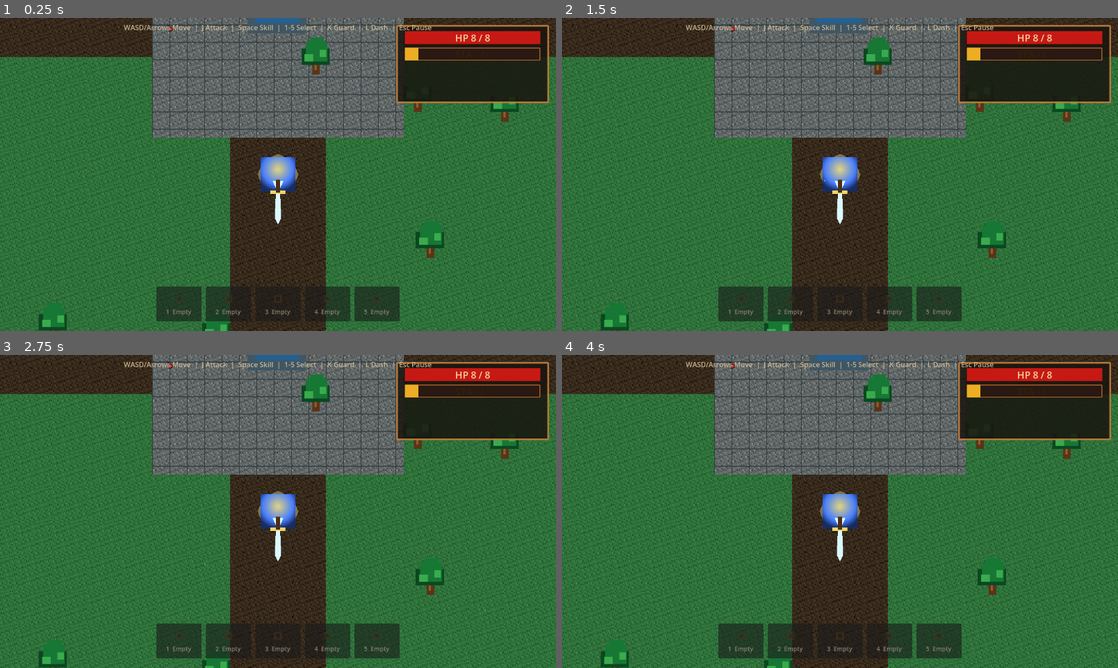
Above: before the commit, frames 1-4 (two rows, left to right).
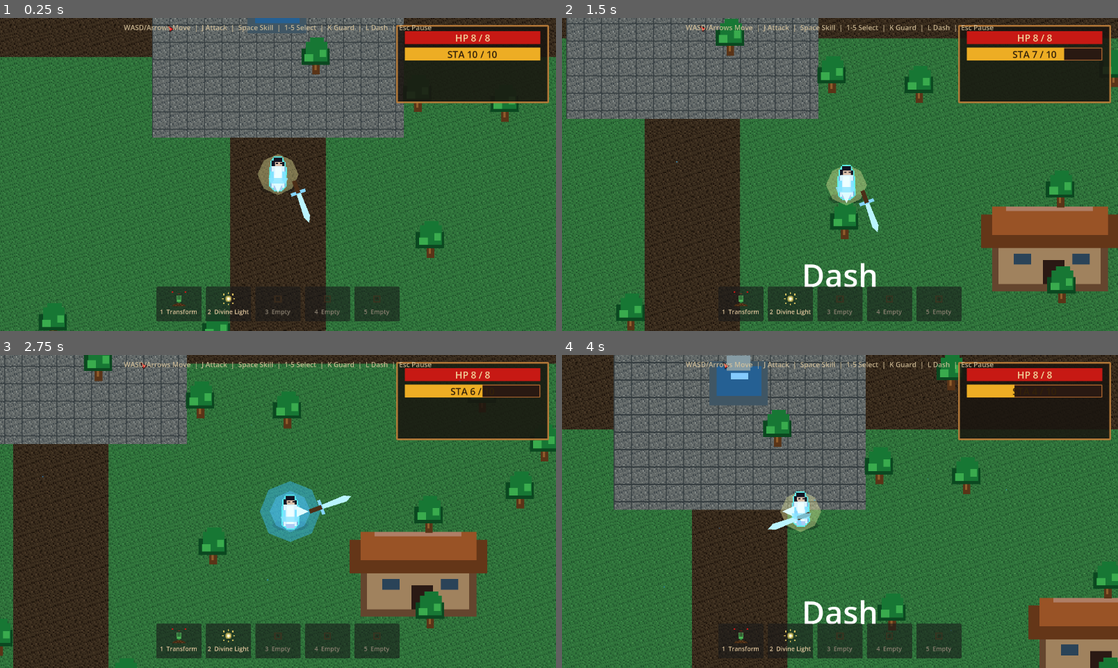
Above: after the commit, the same moments.

Repository: AmethystineAlpaca/moonlit-jianghu
Game: Godot game, scene res://scenes/main/Main.tscn
Two runs of this game, one before a commit and one after it. Both use one fixed random seed, a clock stepped at 60 frames per second and the inputs below.
Inputs:
- Up to frame 1 (0.25 s): no input
- Up to frame 2 (1.5 s): tap Enter at 0.5 s; hold D (move_right) 0.53-1.28 s; tap J (attack) at 0.6 s; hold S (move_down) from 1.28 s (still down); tap L (dash) at 1.35 s
- Up to frame 3 (2.75 s): release S (move_down) at 2.03 s; hold D (move_right) from 2.03 s (still down); hold K (defend) from 2.03 s (still down)
- Up to frame 4 (4 s): release D (move_right) at 2.78 s; release K (defend) at 2.78 s; hold W (move_up) 2.78-3.53 s; tap J (attack) at 2.85 s; hold A (move_left) from 3.53 s (still down); tap L (dash) at 3.6 s

The runs differ from the first frame. In frame 1, 2.0% of the frame differs, in the area x 28-98%, y 9-96%; in frame 2, 59%; in frame 3, 62%, in the area x 0-100%, y 0-100%; in frame 4, 55%.
Error before the commit: Parse Error: Cannot infer the type of "_is_slam" variable because the value doesn't have a set type. (res://scripts/player/PlayerController.gd:219)

Commit message:
fix: explicit bool type annotation for slash trail variant locals

Diff:
--- a/scripts/player/PlayerController.gd
+++ b/scripts/player/PlayerController.gd
@@ -216,9 +216,9 @@
 	_set_stamina(current_stamina - attack_stamina_cost)
 	_show_attack_preview()
 	var world := get_tree().get_first_node_in_group("world")
-	var _is_slam := world != null and world.has_method("has_slam_charge") and world.has_slam_charge()
-	var _is_counter := counter_ready_timer > 0.0
-	var _has_momentum := current_input_direction != Vector2.ZERO and current_input_direction.dot(last_facing_direction) > 0.75
+	var _is_slam: bool = world != null and world.has_method("has_slam_charge") and world.has_slam_charge()
+	var _is_counter: bool = counter_ready_timer > 0.0
+	var _has_momentum: bool = current_input_direction != Vector2.ZERO and current_input_direction.dot(last_facing_direction) > 0.75
 	_spawn_slash_trail(_choose_attack_variant(_is_slam, _is_counter, _has_momentum, false))
 	_start_sword_swing(1.0)
 	velocity += last_facing_direction * melee_lunge_force
